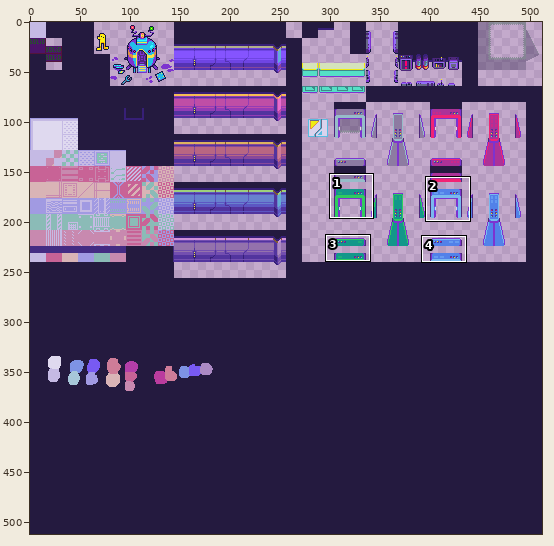
Sprite sheet: Assets/Art Assets/TilemapData/Tilemap_Assets/tilemap_laboratory.png. The first picture is a wide view before the edit; the outline marks the close-up.
Close-up. Before the edit:
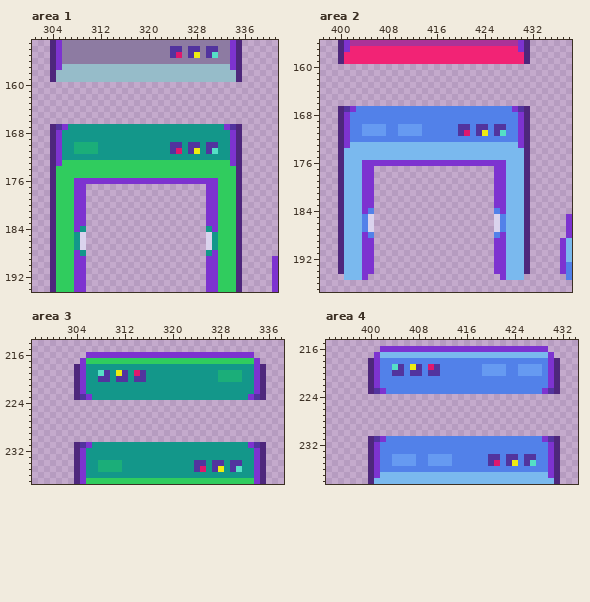
The file is 512x512 pixels. Colours within 5 levels of each other are drawn and written as one. Shown: area 1: x 301..341, y 153..194; area 2: x 397..438, y 156..197; area 3: x 297..338, y 214..237; area 4: x 393..434, y 215..238. The commit also changed other parts of the picture, which this record leaves out.
Once edited:
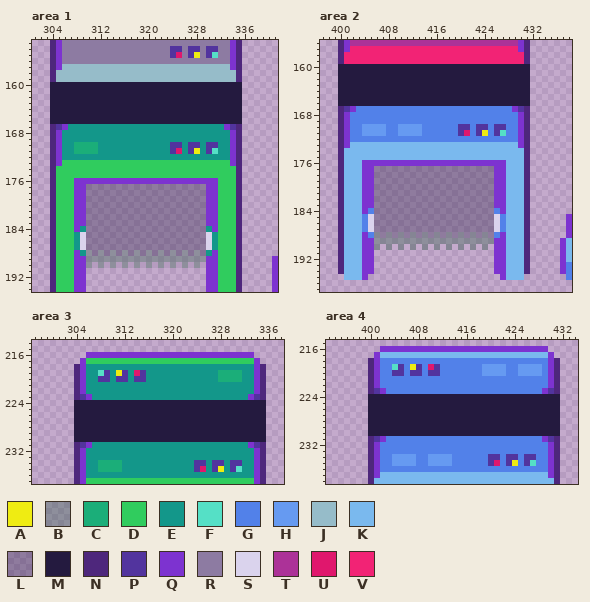
Palette (. is transparent): A #efec12  B #21573a54  C #1bae79  D #30cc5e  E #13978a  F #55e0c6  G #5281e9  H #669af1  J #96bcc9  K #7ab9ee  L #241a3f54  M #241a3f  N #4e277c  P #52349e  Q #7d33d0  R #8d7ba2  S #dad3ed  T #ac3298  U #e0176d  V #f22375
Change:
Area 1:
There is now colour B in row 188 at x 310, 312, 314, 316, 318, 320, 322, 324, 326 and 328; in row 189 at x 310 to 329; in row 190 at x 310, 312, 314, 316, 318, 320, 322, 324, 326 and 328.
There is now colour L in rows 177 to 187 at x 310 to 329; in row 188 at x 311, 313, 315, 317, 319, 321, 323, 325, 327 and 329.
There is now colour M in rows 160 to 166 at x 304 to 335.
Area 2:
There is now colour B in row 188 at x 406, 408, 410, 412, 414, 416, 418, 420, 422 and 424; in row 189 at x 406 to 425; in row 190 at x 406, 408, 410, 412, 414, 416, 418, 420, 422 and 424.
There is now colour L in rows 177 to 187 at x 406 to 425; in row 188 at x 407, 409, 411, 413, 415, 417, 419, 421, 423 and 425.
There is now colour M in rows 160 to 166 at x 400 to 431.
Area 3:
There is now colour M in rows 224 to 230 at x 304 to 335.
Area 4:
There is now colour M in rows 224 to 230 at x 400 to 431.
Where, in picture pixels (left, top, right, bottom), the same in both close-ups:
added: (50, 82, 242, 124)
added: (86, 184, 206, 268)
added: (338, 64, 530, 106)
added: (374, 166, 494, 250)
added: (74, 400, 266, 442)
added: (368, 394, 560, 436)
